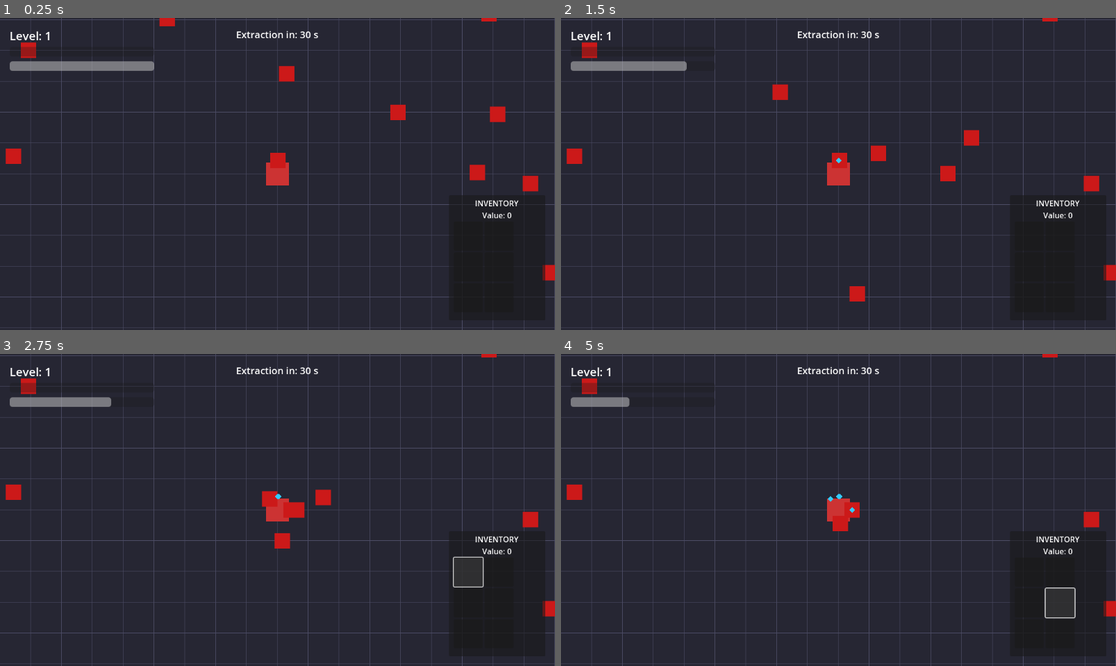
Above: before the commit, frames 1-4 (two rows, left to right).
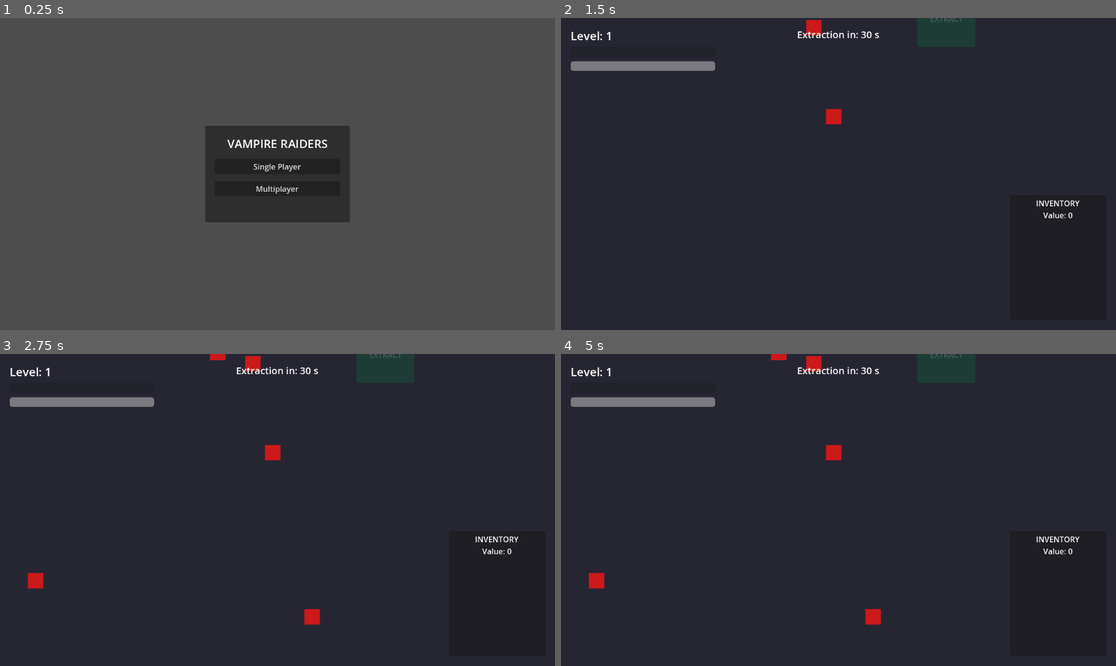
Above: after the commit, the same moments.

Repository: marlonpg/poc-vampire-raiders
Game: Godot game, scene res://scenes/ui/MainMenu.tscn
Same seed, same stepped clock (60 frames per second), same inputs: the game is played once before the commit and once after it. Before the commit the project starts from res://scenes/world/GameWorld.tscn.
Inputs (mouse positions are in pixels of both pictures, inside the frame that each line leads up to):
- Up to frame 1 (0.25 s): no input
- Up to frame 2 (1.5 s): click (838, 189) at 0.5 s, where only the run after the commit has a clickable "Multiplayer"; click (838, 155) at 1.25 s, where only the run after the commit has a clickable "Host Game"
- Up to frame 3 (2.75 s): click (466, 572) at 2.02 s
- Up to frame 4 (5 s): click (1060, 572) at 2.77 s; click (1027, 603) at 3.52 s; click (1060, 603) at 4.27 s

The runs differ from the first frame. In frame 1, 90% of the frame differs, in the area x 0-100%, y 0-100%; in frame 2, 5.3%; in frame 3, 5.6%; in frame 4, 5.5%.

Commit message:
Broken commit, just to save some changes.

Diff:
--- a/poc-godot/vampire-raiders/project.godot
+++ b/poc-godot/vampire-raiders/project.godot
@@ -11,7 +11,7 @@
 [application]
 
 config/name="Vampire Raiders"
-run/main_scene="uid://4lxpvhcjobee"
+run/main_scene="res://scenes/ui/MainMenu.tscn"
 config/features=PackedStringArray("4.5", "Mobile")
 config/icon="res://icon.svg"
 
--- /dev/null
+++ b/poc-godot/vampire-raiders/scenes/ui/MainMenu.tscn
@@ -0,0 +1,53 @@
+[gd_scene load_steps=2 format=3 uid="uid://cvan4yr5vn6w0"]
+
+[ext_resource type="Script" path="res://scripts/ui/main_menu.gd" id="1_main"]
+
+[node name="MainMenu" type="Control"]
+layout_mode = 3
+anchors_preset = 15
+anchor_right = 1.0
+anchor_bottom = 1.0
+grow_horizontal = 2
+grow_vertical = 2
+script = ExtResource("1_main")
+
+[node name="Panel" type="Panel" parent="."]
+layout_mode = 1
+anchors_preset = 8
+anchor_left = 0.5
+anchor_top = 0.5
+anchor_right = 0.5
+anchor_bottom = 0.5
+offset_left = -150.0
+offset_top = -100.0
+offset_right = 150.0
+offset_bottom = 100.0
+grow_horizontal = 2
+grow_vertical = 2
+
+[node name="VBoxContainer" type="VBoxContainer" parent="Panel"]
+layout_mode = 1
+anchors_preset = 15
+anchor_right = 1.0
+anchor_bottom = 1.0
+offset_left = 20.0
+offset_top = 20.0
+offset_right = -20.0
+offset_bottom = -20.0
+grow_horizontal = 2
+grow_vertical = 2
+theme_override_constants/separation = 15
+
+[node name="Title" type="Label" parent="Panel/VBoxContainer"]
+layout_mode = 2
+theme_override_font_sizes/font_size = 24
+text = "VAMPIRE RAIDERS"
+horizontal_alignment = 1
+
+[node name="SinglePlayerButton" type="Button" parent="Panel/VBoxContainer"]
+layout_mode = 2
+text = "Single Player"
+
+[node name="MultiplayerButton" type="Button" parent="Panel/VBoxContainer"]
+layout_mode = 2
+text = "Multiplayer"
--- /dev/null
+++ b/poc-godot/vampire-raiders/scenes/ui/NetworkMenu.tscn
@@ -0,0 +1,61 @@
+[gd_scene load_steps=2 format=3 uid="uid://ct8n5yr5vn5xa"]
+
+[ext_resource type="Script" path="res://scripts/ui/network_menu.gd" id="1_net"]
+
+[node name="NetworkMenu" type="Control"]
+layout_mode = 3
+anchors_preset = 15
+anchor_right = 1.0
+anchor_bottom = 1.0
+grow_horizontal = 2
+grow_vertical = 2
+script = ExtResource("1_net")
+
+[node name="Panel" type="Panel" parent="."]
+layout_mode = 1
+anchors_preset = 8
+anchor_left = 0.5
+anchor_top = 0.5
+anchor_right = 0.5
+anchor_bottom = 0.5
+offset_left = -150.0
+offset_top = -100.0
+offset_right = 150.0
+offset_bottom = 100.0
+grow_horizontal = 2
+grow_vertical = 2
+
+[node name="VBoxContainer" type="VBoxContainer" parent="Panel"]
+layout_mode = 1
+anchors_preset = 15
+anchor_right = 1.0
+anchor_bottom = 1.0
+offset_left = 20.0
+offset_top = 20.0
+offset_right = -20.0
+offset_bottom = -20.0
+grow_horizontal = 2
+grow_vertical = 2
+theme_override_constants/separation = 10
+
+[node name="Title" type="Label" parent="Panel/VBoxContainer"]
+layout_mode = 2
+text = "MULTIPLAYER"
+horizontal_alignment = 1
+
+[node name="HostButton" type="Button" parent="Panel/VBoxContainer"]
+layout_mode = 2
+text = "Host Game"
+
+[node name="IPInput" type="LineEdit" parent="Panel/VBoxContainer"]
+layout_mode = 2
+placeholder_text = "Enter IP (localhost)"
+
+[node name="JoinButton" type="Button" parent="Panel/VBoxContainer"]
+layout_mode = 2
+text = "Join Game"
+
+[node name="StatusLabel" type="Label" parent="Panel/VBoxContainer"]
+layout_mode = 2
+text = "Status: Disconnected"
+horizontal_alignment = 1
--- a/poc-godot/vampire-raiders/scenes/world/GameWorld.tscn
+++ b/poc-godot/vampire-raiders/scenes/world/GameWorld.tscn
@@ -8,7 +8,10 @@
 [ext_resource type="Script" path="res://scripts/managers/game_manager.gd" id="6_manager"]
 [ext_resource type="PackedScene" uid="uid://dr8n7yr5vn3w7" path="res://scenes/world/ExtractionPoint.tscn" id="7_extract"]
 
-[node name="GameWorld" type="Node2D"]
+[ext_resource type="Script" path="res://scripts/world/game_world.gd" id="7_world"]
+
+[node name="GameWorld" type="Node2D" groups=["game_world"]]
+script = ExtResource("7_world")
 
 [node name="Ground" type="ColorRect" parent="."]
 offset_left = -3200.0
@@ -21,8 +24,6 @@
 [node name="Grid" type="Node2D" parent="."]
 z_index = -1
 script = ExtResource("2_grid")
-
-[node name="Player" parent="." instance=ExtResource("1_player")]
 
 [node name="Enemies" type="Node2D" parent="."]
 script = ExtResource("3_spawner")
--- a/poc-godot/vampire-raiders/scripts/managers/enemy_spawner.gd
+++ b/poc-godot/vampire-raiders/scripts/managers/enemy_spawner.gd
@@ -22,3 +22,7 @@
 		var random_y = randf_range(-half_size, half_size)
 		enemy.global_position = Vector2(random_x, random_y)
 		add_child(enemy)
+
+		# Spread spawning over frames to avoid freezing
+		if i % 10 == 0:
+			await get_tree().process_frame
--- /dev/null
+++ b/poc-godot/vampire-raiders/scripts/managers/network_manager.gd
@@ -0,0 +1,82 @@
+extends Node
+
+const PORT = 7777
+const MAX_PLAYERS = 4
+
+var peer = ENetMultiplayerPeer.new()
+var players = {}
+var player_scene = preload("res://scenes/player/Player.tscn")
+
+signal player_connected(peer_id: int)
+signal player_disconnected(peer_id: int)
+signal players_ready
+
+func create_server() -> void:
+	peer.create_server(PORT, MAX_PLAYERS)
+	multiplayer.multiplayer_peer = peer
+	multiplayer.peer_connected.connect(_on_player_connected)
+	multiplayer.peer_disconnected.connect(_on_player_disconnected)
+	print("Server started on port %d" % PORT)
+
+func create_client(address: String) -> void:
+	peer.create_client(address, PORT)
+	multiplayer.multiplayer_peer = peer
+	multiplayer.connected_to_server.connect(_on_connected_to_server)
+	multiplayer.connection_failed.connect(_on_connection_failed)
+	print("Connecting to %s:%d" % [address, PORT])
+
+func _on_player_connected(id: int) -> void:
+	print("Player connected: %d" % id)
+	players[id] = null
+	player_connected.emit(id)
+
+func _on_player_disconnected(id: int) -> void:
+	print("Player disconnected: %d" % id)
+	if players.has(id):
+		players.erase(id)
+	player_disconnected.emit(id)
+
+func _on_connected_to_server() -> void:
+	print("Connected to server!")
+
+func _on_connection_failed() -> void:
+	print("Connection failed!")
+
+func is_server() -> bool:
+	return multiplayer.is_server()
+
+func spawn_player(peer_id: int, spawn_pos: Vector2 = Vector2.ZERO) -> void:
+	if not is_server():
+		return
+
+	var player = player_scene.instantiate()
+	player.name = "Player_%d" % peer_id
+	player.global_position = spawn_pos
+	player.set_multiplayer_authority(peer_id)
+
+	var game_world = get_tree().root.get_node_or_null("GameWorld")
+	if game_world:
+		game_world.add_child(player, true)
+		players[peer_id] = player
+		print("Spawned player for peer %d" % peer_id)
+	else:
+		print("ERROR: GameWorld not found!")
+
+func spawn_all_players() -> void:
+	if not is_server():
+		return
+
+	var spawn_positions = [
+		Vector2(0, 0),
+		Vector2(100, 0),
+		Vector2(-100, 0),
+		Vector2(0, 100)
+	]
+
+	var idx = 0
+	for peer_id in multiplayer.get_peers():
+		spawn_player(peer_id, spawn_positions[idx])
+		idx += 1
+
+	spawn_player(1, spawn_positions[idx])
+	players_ready.emit()
--- a/poc-godot/vampire-raiders/scripts/player/player.gd
+++ b/poc-godot/vampire-raiders/scripts/player/player.gd
@@ -21,9 +21,20 @@
 	health = max_health
 
 func _physics_process(_delta: float) -> void:
-	var input_direction = Input.get_vector("move_left", "move_right", "move_up", "move_down")
-	velocity = input_direction * speed
-	move_and_slide()
+	# Single player or multiplayer authority
+	if not multiplayer.has_multiplayer_peer() or is_multiplayer_authority():
+		var input_direction = Input.get_vector("move_left", "move_right", "move_up", "move_down")
+		velocity = input_direction * speed
+		move_and_slide()
+
+		if multiplayer.has_multiplayer_peer() and multiplayer.is_server():
+			rpc("sync_position", global_position, velocity)
+
+@rpc("unreliable")
+func sync_position(pos: Vector2, vel: Vector2) -> void:
+	if not is_multiplayer_authority():
+		global_position = pos
+		velocity = vel
 
 func add_xp(amount: int) -> void:
 	xp += amount
@@ -70,5 +81,19 @@
 
 func die() -> void:
 	player_died.emit()
-	print("Player died!")
-	get_tree().reload_current_scene()
+
+	if not multiplayer.has_multiplayer_peer() or multiplayer.is_server():
+		_drop_all_loot()
+
+	if not multiplayer.has_multiplayer_peer() or is_multiplayer_authority():
+		print("You died!")
+		await get_tree().create_timer(3.0).timeout
+		get_tree().reload_current_scene()
+
+func _drop_all_loot() -> void:
+	if not inventory:
+		return
+
+	for i in range(inventory.items.size() - 1, -1, -1):
+		inventory.drop_item(i)
+		await get_tree().create_timer(0.1).timeout
--- a/poc-godot/vampire-raiders/scripts/systems/inventory.gd
+++ b/poc-godot/vampire-raiders/scripts/systems/inventory.gd
@@ -10,6 +10,9 @@
 signal item_dropped(index: int)
 
 func add_item(item_data: Dictionary) -> bool:
+	if multiplayer.has_multiplayer_peer() and not multiplayer.is_server():
+		return false
+
 	var slots_needed = item_data.get("slots", 1)
 
 	if get_used_slots() + slots_needed > max_slots:
@@ -18,6 +21,8 @@
 
 	items.append(item_data)
 	inventory_changed.emit()
+	if multiplayer.has_multiplayer_peer():
+		rpc("sync_inventory", items)
 	return true
 
 func remove_item(index: int) -> void:
@@ -26,11 +31,17 @@
 		inventory_changed.emit()
 
 func drop_item(index: int) -> void:
+	if multiplayer.has_multiplayer_peer() and not multiplayer.is_server():
+		rpc_id(1, "request_drop_item", index)
+		return
+
 	if index >= 0 and index < items.size():
 		var item_data = items[index]
 		items.remove_at(index)
 		item_dropped.emit(index)
 		inventory_changed.emit()
+		if multiplayer.has_multiplayer_peer():
+			rpc("sync_inventory", items)
 
 		if loot_item_scene:
 			var loot = loot_item_scene.instantiate()
@@ -42,6 +53,16 @@
 			loot.global_position = get_parent().global_position + offset
 
 			get_tree().root.add_child(loot)
+
+@rpc("any_peer", "call_local")
+func request_drop_item(index: int) -> void:
+	if multiplayer.is_server():
+		drop_item(index)
+
+@rpc("authority", "call_local")
+func sync_inventory(new_items: Array) -> void:
+	items = new_items
+	inventory_changed.emit()
 
 func get_used_slots() -> int:
 	var used = 0
@@ -55,6 +76,8 @@
 func clear() -> void:
 	items.clear()
 	inventory_changed.emit()
+	if multiplayer.has_multiplayer_peer() and multiplayer.is_server():
+		rpc("sync_inventory", items)
 
 func get_total_value() -> int:
 	var total = 0
--- /dev/null
+++ b/poc-godot/vampire-raiders/scripts/ui/main_menu.gd
@@ -0,0 +1,14 @@
+extends Control
+
+@onready var single_player_button = $Panel/VBoxContainer/SinglePlayerButton
+@onready var multiplayer_button = $Panel/VBoxContainer/MultiplayerButton
+
+func _ready() -> void:
+	single_player_button.pressed.connect(_on_single_player_pressed)
+	multiplayer_button.pressed.connect(_on_multiplayer_pressed)
+
+func _on_single_player_pressed() -> void:
+	get_tree().change_scene_to_file("res://scenes/world/GameWorld.tscn")
+
+func _on_multiplayer_pressed() -> void:
+	get_tree().change_scene_to_file("res://scenes/ui/NetworkMenu.tscn")
--- /dev/null
+++ b/poc-godot/vampire-raiders/scripts/ui/network_menu.gd
@@ -0,0 +1,44 @@
+extends Control
+
+@onready var host_button = $Panel/VBoxContainer/HostButton
+@onready var join_button = $Panel/VBoxContainer/JoinButton
+@onready var ip_input = $Panel/VBoxContainer/IPInput
+@onready var status_label = $Panel/VBoxContainer/StatusLabel
+
+var network_manager: Node
+
+func _ready() -> void:
+	host_button.pressed.connect(_on_host_pressed)
+	join_button.pressed.connect(_on_join_pressed)
+
+func _on_host_pressed() -> void:
+	if not network_manager:
+		network_manager = preload("res://scripts/managers/network_manager.gd").new()
+		add_child(network_manager)
+		network_manager.player_connected.connect(_on_player_connected)
+	network_manager.create_server()
+	status_label.text = "Status: Hosting..."
+	_start_game()
+
+func _on_join_pressed() -> void:
+	if not network_manager:
+		network_manager = preload("res://scripts/managers/network_manager.gd").new()
+		add_child(network_manager)
+		network_manager.player_connected.connect(_on_player_connected)
+	var address = ip_input.text if ip_input.text != "" else "localhost"
+	network_manager.create_client(address)
+	status_label.text = "Status: Connecting..."
+
+func _on_player_connected(_id: int) -> void:
+	_start_game()
+
+func _start_game() -> void:
+	var tree = get_tree()
+	tree.change_scene_to_file("res://scenes/world/GameWorld.tscn")
+	tree.node_added.connect(_on_scene_loaded, CONNECT_ONE_SHOT)
+
+func _on_scene_loaded(node: Node) -> void:
+	if node.name == "GameWorld":
+		await get_tree().process_frame
+		if network_manager and network_manager.is_server():
+			network_manager.spawn_all_players()
--- /dev/null
+++ b/poc-godot/vampire-raiders/scripts/world/game_world.gd
@@ -0,0 +1,13 @@
+extends Node2D
+
+func _ready() -> void:
+	if not multiplayer.has_multiplayer_peer():
+		_spawn_single_player()
+
+func _spawn_single_player() -> void:
+	var player_scene = preload("res://scenes/player/Player.tscn")
+	var player = player_scene.instantiate()
+	player.name = "Player"
+	player.global_position = Vector2.ZERO
+	add_child(player)
+	print("Single player spawned!")
Not shown, added: poc-godot/vampire-raiders/scripts/managers/network_manager.gd.uid
Not shown, added: poc-godot/vampire-raiders/scripts/ui/main_menu.gd.uid
Not shown, added: poc-godot/vampire-raiders/scripts/ui/network_menu.gd.uid
Not shown, added: poc-godot/vampire-raiders/scripts/world/game_world.gd.uid
